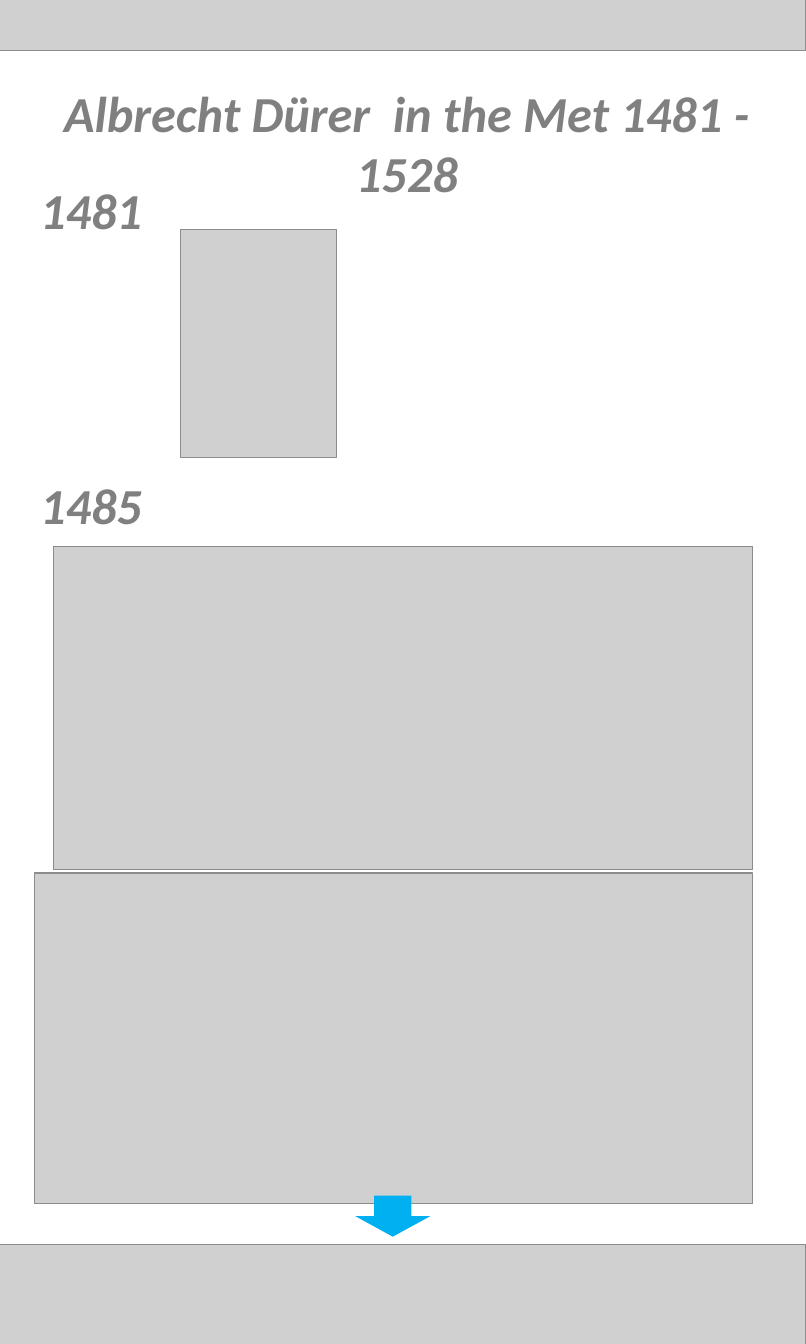
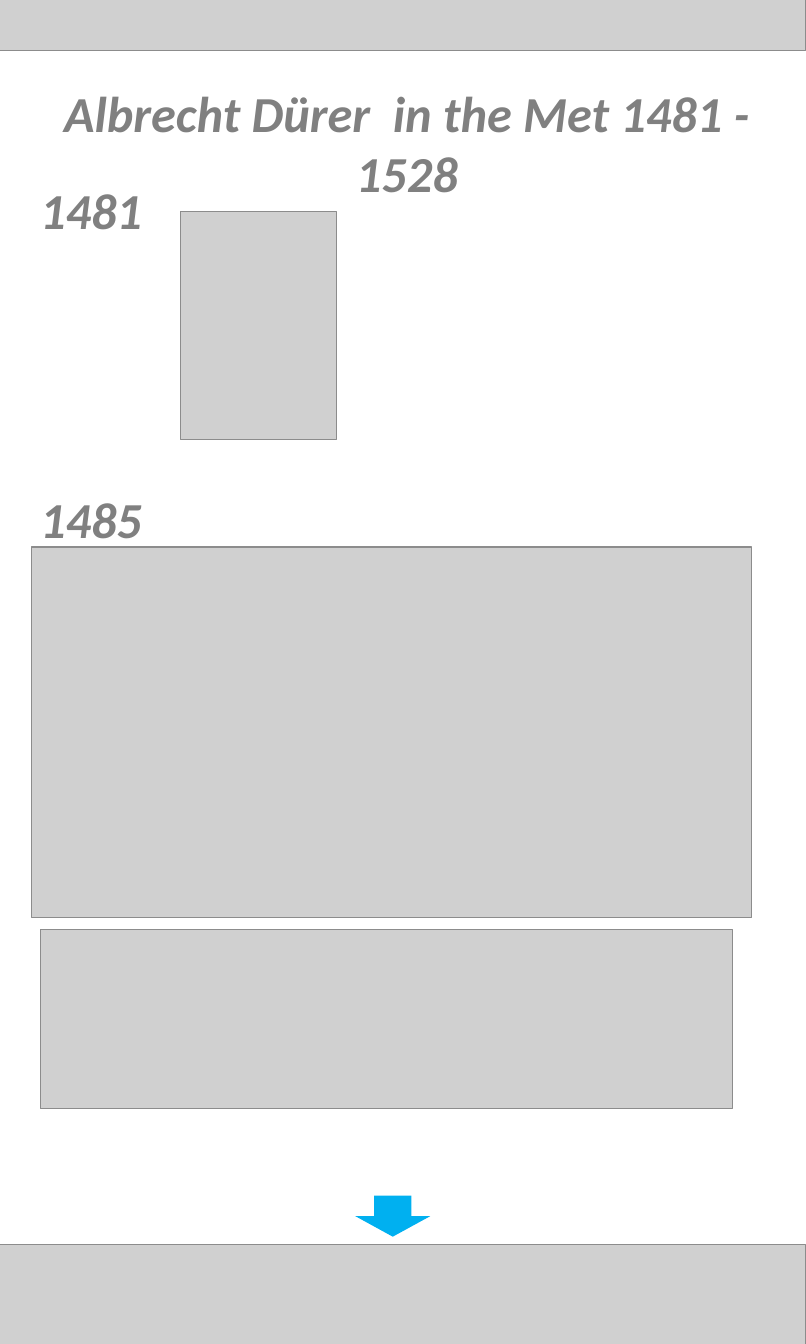
Before and after one commit to schmeelk/PGDV5200_MajorStudio, a slide deck: slide 3 of Durer_Mobile/WhereIsDurerInTheMet.pptx. Drawn at 806x1344 pixels with LibreOffice and Linux fonts; fonts in the diff are those of the drawing; grey boxes stand for pictures. Boxes give left, top, right and bottom in pixels: in the first picture for what was removed or moved away, otherwise in the second. Text is boxed around its words. In the diff, an @@ line names an element or a change of style, - is before the commit and + after.

```diff
--- a/Durer_Mobile/WhereIsDurerInTheMet.pptx
+++ b/Durer_Mobile/WhereIsDurerInTheMet.pptx
@@ text "1481" rewrapped from (x1=40, y1=194, x2=142, y2=525) to (x1=40, y1=194, x2=142, y2=549) @@
@@ picture moved from (x1=181, y1=230, x2=337, y2=457) to (x1=181, y1=212, x2=337, y2=439) @@
@@ picture resized from (x1=53, y1=546, x2=753, y2=869) to (x1=32, y1=547, x2=752, y2=918) @@
@@ picture resized from (x1=34, y1=872, x2=753, y2=1203) to (x1=40, y1=930, x2=732, y2=1108) @@
```
Also in this commit, not shown: 7 other slides changed, 3 slides added, 1 other file.
